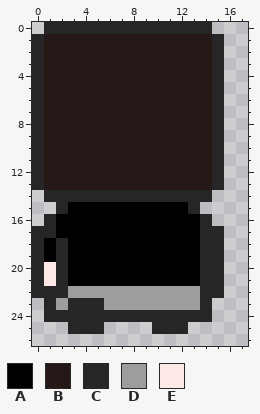
Two states of a pixel-art sprite, math_game/SpriteData/Nav/up/pixil-frame-1.png. This is how it looked before the edit.
The file is 18x27 pixels.
Palette (. is transparent): A #010000  B #251816  C #262626  D #9d9d9d  E #fde8e7
Pixels before, first column x 0:
 0 .CCCCCCCCCCCCCC.
 1 CBBBBBBBBBBBBBBC
 2 CBBBBBBBBBBBBBBC
 3 CBBBBBBBBBBBBBBC
 4 CBBBBBBBBBBBBBBC
 5 CBBBBBBBBBBBBBBC
 6 CBBBBBBBBBBBBBBC
 7 CBBBBBBBBBBBBBBC
 8 CBBBBBBBBBBBBBBC
 9 CBBBBBBBBBBBBBBC
10 CBBBBBBBBBBBBBBC
11 CBBBBBBBBBBBBBBC
12 CBBBBBBBBBBBBBBC
13 CBBBBBBBBBBBBBBC
14 .CCCCCCCCCCCCCC.
15 ..CAAAAAAAAAAC..
16 .CAAAAAAAAAAAAC.
17 CCAAAAAAAAAAAACC
18 CACAAAAAAAAAAACC
19 CACAAAAAAAAAAACC
20 CECAAAAAAAAAAACC
21 CECAAAAAAAAAAACC
22 CCCDDDDDDDDDDDCC
23 .CDCCCDDDDDDDDC.
24 .CCCCCCCCCCCCCC.
25 ...CCC....CCC...
And afterwards:
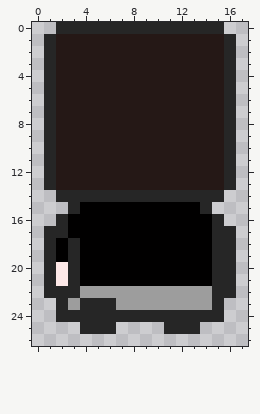
Diff:
Changed rows in their new state; - is an unchanged pixel.
first column x 0:
 0 -.-------------C-
 1 .C-------------BC
 2 .C-------------BC
 3 .C-------------BC
 4 .C-------------BC
 5 .C-------------BC
 6 .C-------------BC
 7 .C-------------BC
 8 .C-------------BC
 9 .C-------------BC
10 .C-------------BC
11 .C-------------BC
12 .C-------------BC
13 .C-------------BC
14 -.-------------C-
15 --.C---------AC--
16 -.C-----------AC-
17 .-C-----------A-C
18 .CAC----------A-C
19 .CAC----------A-C
20 .CEC----------A-C
21 .CEC----------A-C
22 .--C----------D-C
23 -.CD--C-------DC-
24 -.-------------C-
25 ---.--C---.--C---
Boxes around the changes in both pictures, in picture pixels (x1, y1, x2, y2):
changed: (32, 22, 236, 334)
